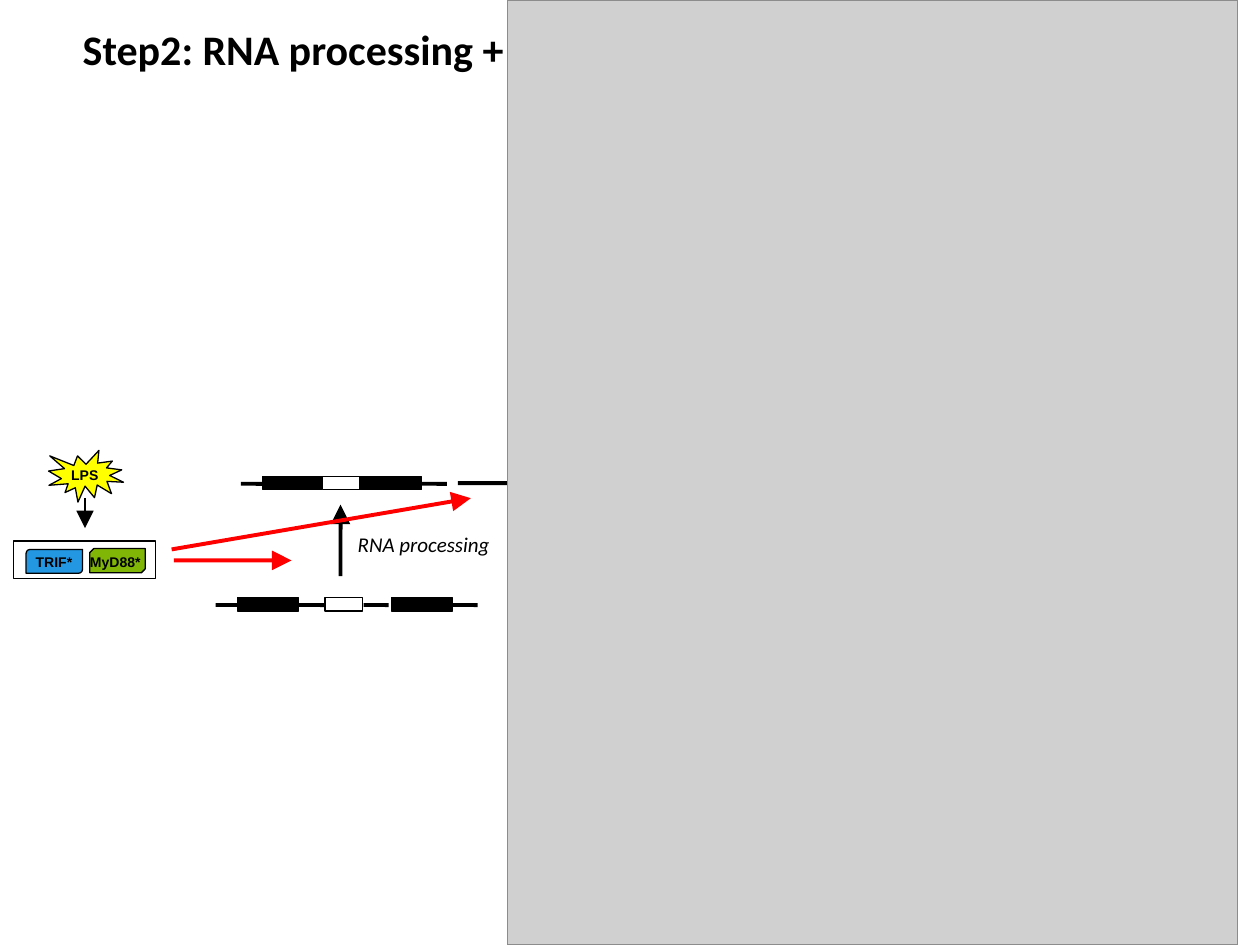
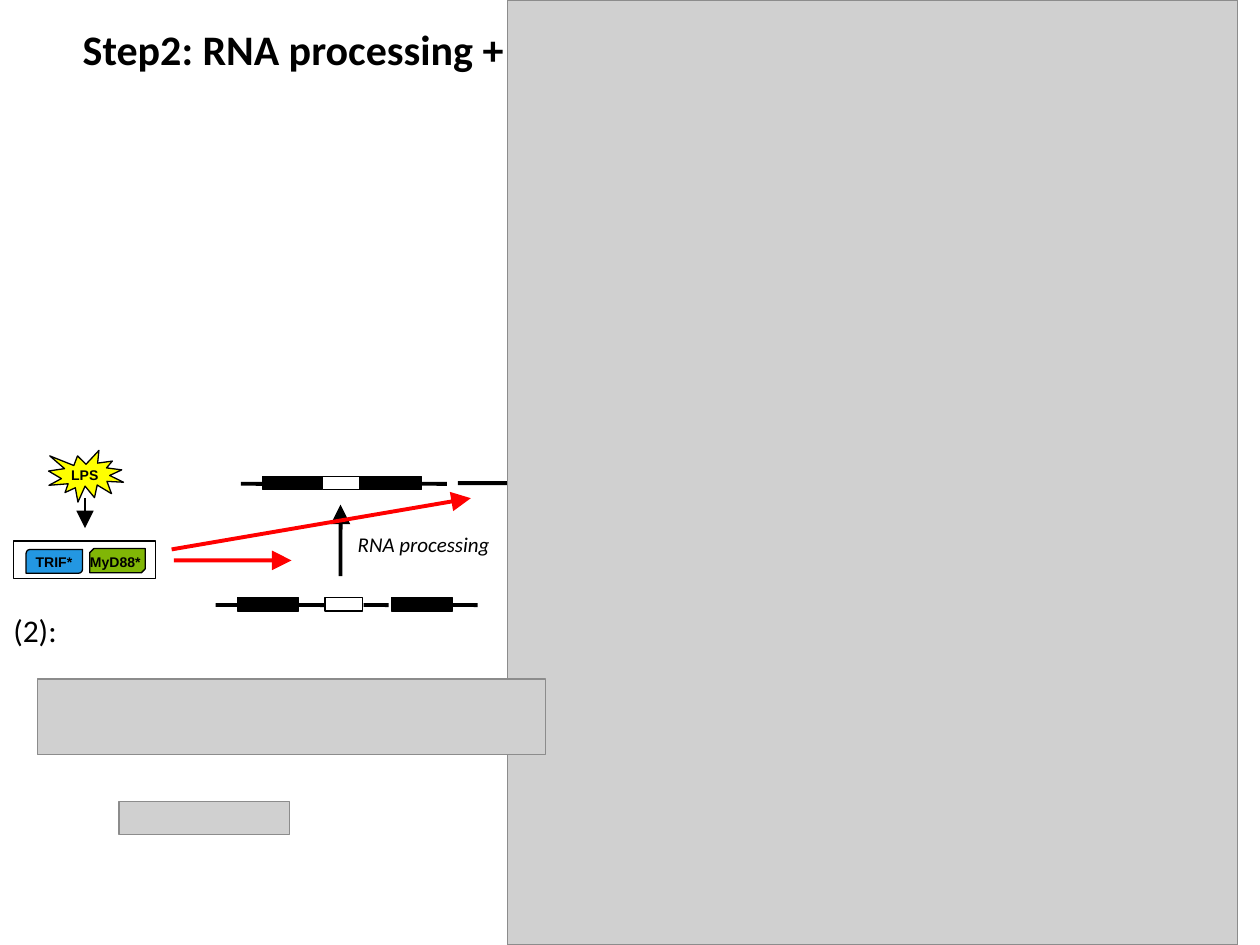
Before and after one commit to biomystery/TNF_regulation, a slide deck: slide 4 of TNF_Slides.pptx. Drawn at 1260x945 pixels with LibreOffice and Linux fonts; fonts in the diff are those of the drawing; grey boxes stand for pictures. Boxes give left, top, right and bottom in pixels: in the first picture for what was removed or moved away, otherwise in the second. Text is boxed around its words. In the diff, an @@ line names an element or a change of style, - is before the commit and + after.

```diff
--- a/TNF_Slides.pptx
+++ b/TNF_Slides.pptx
@@ text added at [13, 619, 56, 646], 18 pt, text #000000 @@
+(2):
@@ picture added at [38, 679, 546, 755] @@
@@ picture added at [118, 801, 289, 834] @@
```
Also in this commit, not shown: 3 other files.
